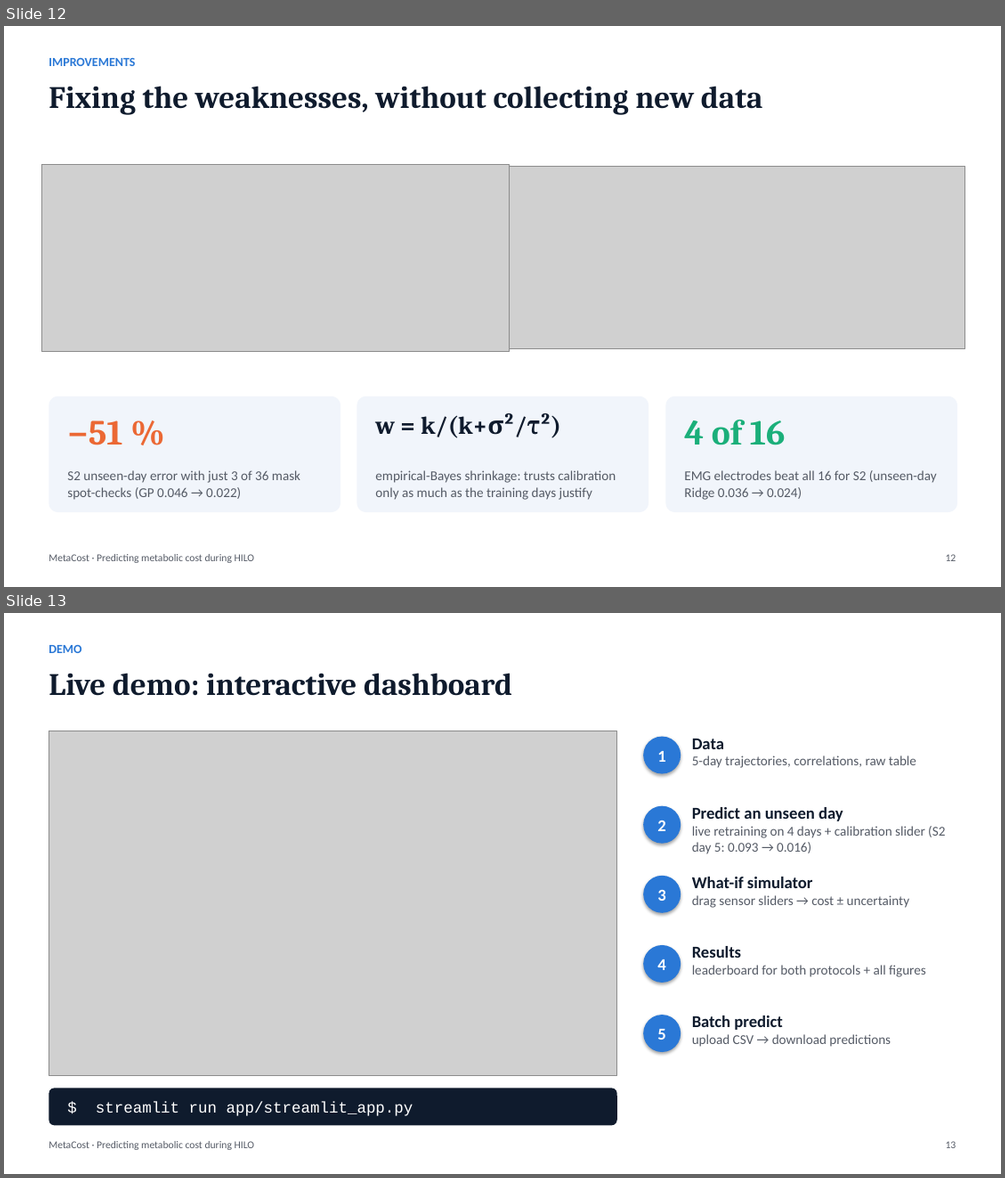
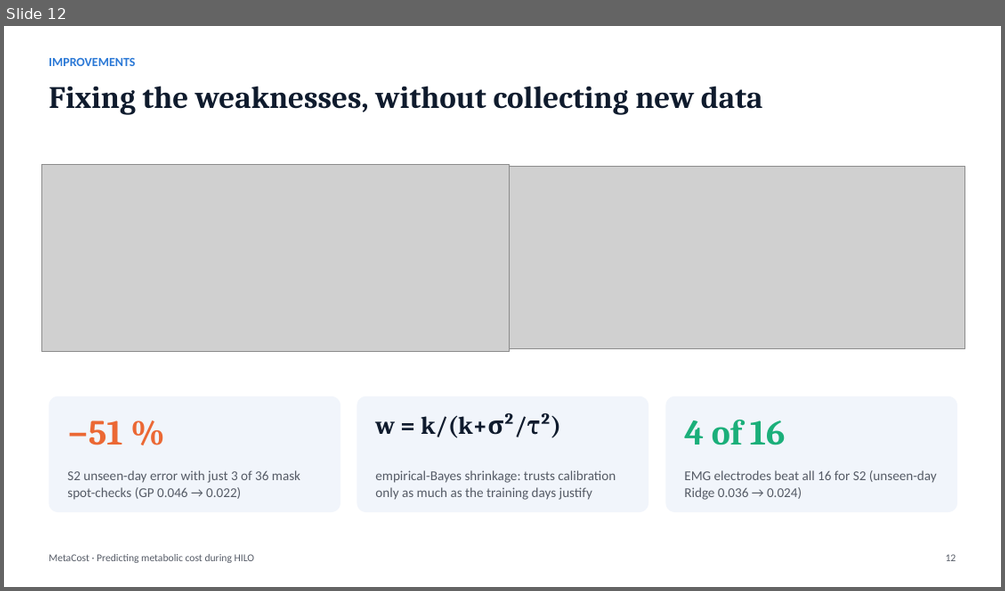
Before and after one commit to Mukilskanda/Predicting-Metabolic-Cost-During-Human-in-the-Loop-Optimisation, a slide deck: docs/MetaCost_Presentation.pptx. Shown one above the other, each under a label of ours: slides 12 and 13 before the commit, slide 12 after it. The pictures are 1005x1178 and 1005x591 pixels, drawn with LibreOffice and Linux fonts; fonts in the diff are those of the drawing; grey boxes stand for pictures. Boxes give left, top, right and bottom in pixels: in the first picture for what was removed or moved away, otherwise in the second. Text is boxed around its words. In the diff, an @@ line names an element or a change of style, - is before the commit and + after.

```diff
--- a/docs/MetaCost_Presentation.pptx
+++ b/docs/MetaCost_Presentation.pptx
@@ slide 13 removed at (4, 613, 1001, 1174), background #FFFFFF @@
@@ text removed at (48, 645, 81, 653) @@
-DEMO
@@ text removed at (48, 673, 512, 696) @@
-Live demo: interactive dashboard
@@ picture removed at (48, 730, 617, 1075) @@
@@ ellipse removed at (643, 737, 680, 774) @@
-1
@@ text removed at (692, 738, 916, 768) @@
-Data
-5-day trajectories, correlations, raw table
@@ ellipse removed at (643, 806, 680, 844) @@
-2
@@ text removed at (692, 807, 945, 854) @@
-Predict an unseen day
-live retraining on 4 days + calibration slider (S2 day 5: 0.093 → 0.016)
@@ ellipse removed at (643, 876, 680, 913) @@
-3
@@ text removed at (692, 876, 909, 908) @@
-What-if simulator
-drag sensor sliders → cost ± uncertainty
@@ ellipse removed at (643, 945, 680, 982) @@
-4
@@ text removed at (692, 946, 926, 977) @@
-Results
-leaderboard for both protocols + all figures
@@ ellipse removed at (643, 1014, 680, 1052) @@
-5
@@ text removed at (692, 1015, 890, 1046) @@
-Batch predict
-upload CSV → download predictions
@@ rounded rectangle removed at (48, 1088, 617, 1126) @@
@@ text removed at (96, 1102, 413, 1116) @@
-$ streamlit run app/streamlit_app.py
@@ text removed at (48, 1141, 255, 1150) @@
-MetaCost · Predicting metabolic cost during HILO
@@ text removed at (946, 1141, 956, 1148) @@
-13
```
Also in this commit, not shown: 1 slide changed, 1 slide added, 6 other files.
